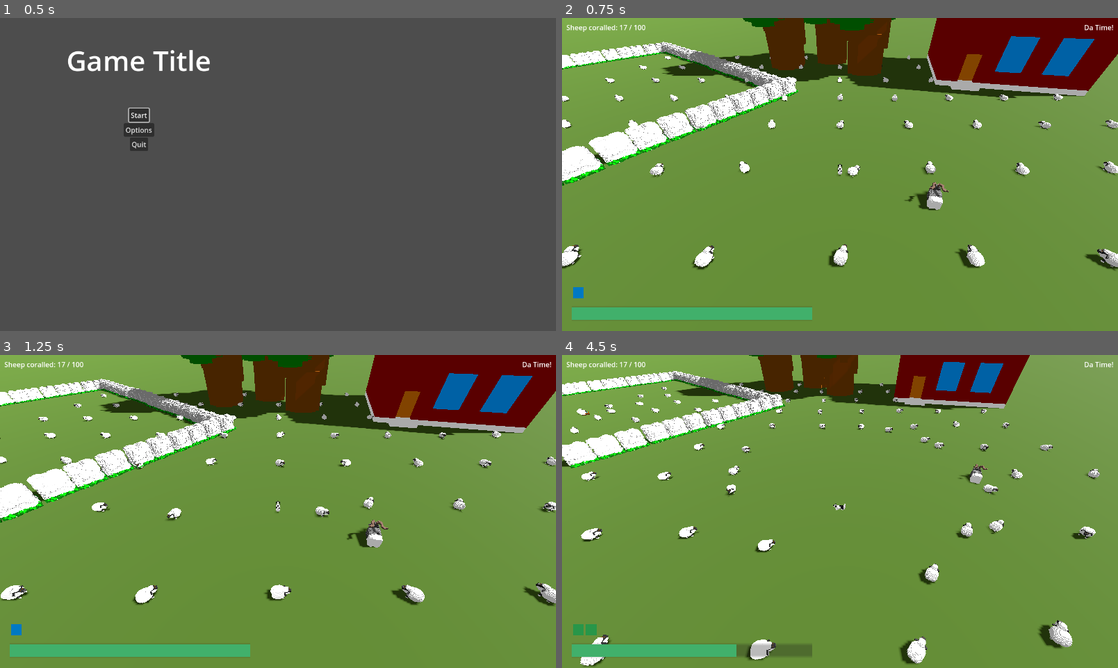
Above: before the commit, frames 1-4 (two rows, left to right).
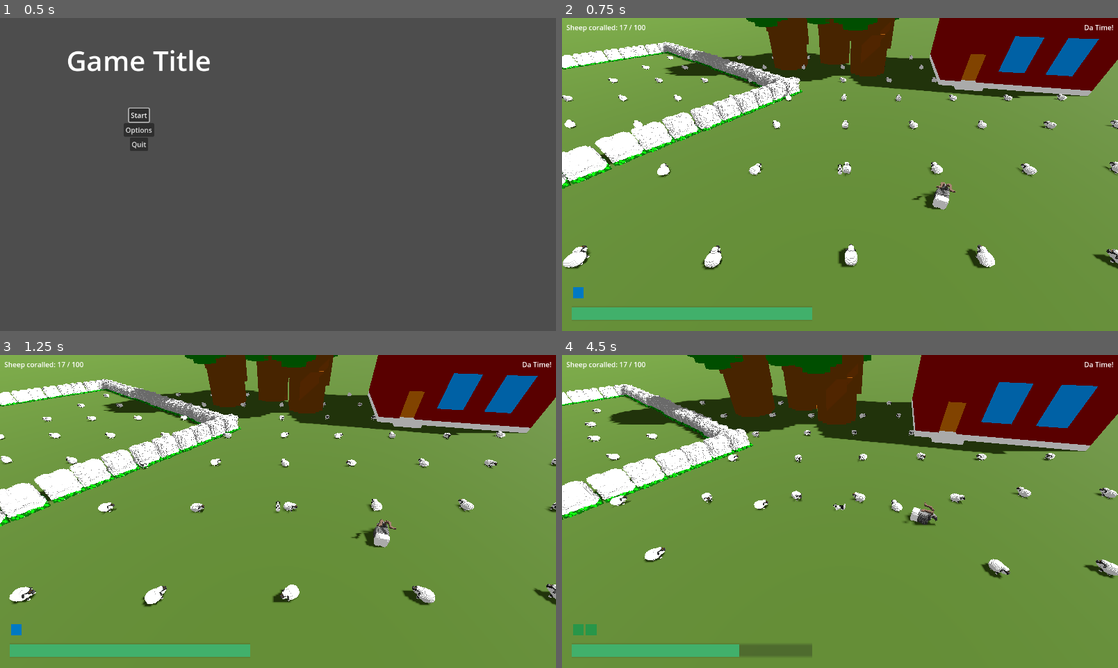
Above: after the commit, the same moments.

Repository: hunttis/ld-58
Game: Godot game, scene res://assets/scenes/master.tscn
The game is run twice, just before and just after one commit, with the same random seed, the same clock (stepped at 60 frames per second) and the same inputs.
Inputs (mouse positions are in pixels of both pictures, inside the frame that each line leads up to):
- Up to frame 1 (0.5 s): no input
- Up to frame 2 (0.75 s): click "Start" at 0.5 s
- Up to frame 3 (1.25 s): no input
- Up to frame 4 (4.5 s): move the mouse to (962, 495) at 1.27 s; hold D (move_right) 1.28-2.03 s; click (962, 495) at 1.35 s; move the mouse to (728, 527) at 2.02 s; hold S (move_back) 2.03-2.78 s; click (728, 527) at 2.1 s; move the mouse to (895, 442) at 2.77 s; hold D (move_right) 2.78-3.53 s; hold Q (ability_bark) 2.78-3.53 s; click (895, 442) at 3.05 s; move the mouse to (812, 574) at 3.52 s; hold W (move_forward) 3.53-4.28 s; tap Space (ability_dash) at 3.6 s; click (812, 574) at 3.8 s; move the mouse to (1006, 558) at 4.27 s; hold A (move_left) from 4.28 s (still down); hold E (ability_sprint) from 4.28 s (still down)

Frame 1 is identical in both runs. In frame 2, 7.3% of the frame differs, in the area x 0-100%, y 0-81%; in frame 3, 7.6%; in frame 4, 28%, in the area x 0-100%, y 0-100%.

Commit message:
remove mouse movement

Diff:
--- a/assets/scenes/game/dog/Dog.tscn
+++ b/assets/scenes/game/dog/Dog.tscn
@@ -31,8 +31,3 @@
 [node name="BarkCooldown" type="Timer" parent="."]
 wait_time = 2.5
 one_shot = true
-
-[node name="NavigationAgent3D" type="NavigationAgent3D" parent="."]
-path_height_offset = 0.5
-avoidance_enabled = true
-radius = 4.05
--- a/assets/scenes/game/dog/dog.gd
+++ b/assets/scenes/game/dog/dog.gd
@@ -3,7 +3,6 @@
 
 const bark_scene = preload("uid://ywcmei680bhq")
 
-@onready var agent: NavigationAgent3D = $NavigationAgent3D
 @onready var repulsionArea: Area3D = $MoveThreatRange
 @onready var repulsionCollider: CollisionShape3D = $MoveThreatRange/CollisionShape3D
 @onready var barkCooldown: Timer = $BarkCooldown
@@ -64,41 +63,35 @@
     cur_stamina = min(cur_stamina + stamina_regen * delta, max_stamina)
 
 func _physics_process(delta: float) -> void:
+  var input_dir = Input.get_vector("move_left", "move_right", "move_forward", "move_back")
+  var move_dir = Vector3(input_dir.x, 0, input_dir.y)
   if move_state != Global.DOG_MOVE_STATE.DASH:
-    var move_dir = Input.get_vector("move_left", "move_right", "move_forward", "move_back")
     if move_dir.length() > 0:
-      agent.target_position = global_position + Vector3(move_dir.x, 0, move_dir.y) * 10
-    if agent.is_navigation_finished():
+      velocity = move_dir * speed
+    else:
       velocity = Vector3.ZERO
-      return
-    var target = agent.get_next_path_position()
-    var direction = global_position.direction_to(target)
-    velocity = direction * speed
-
-    var look_target = position + velocity
-    look_at(Vector3(look_target.x, global_position.y, look_target.z))
-    move_and_slide()
 
     if move_state == Global.DOG_MOVE_STATE.SPRINT:
       cur_stamina = max(cur_stamina - sprint_stamina_cost * delta, 0)
       if cur_stamina <= 0:
         move_state = Global.DOG_MOVE_STATE.NORMAL
 
+    move_and_slide()
+
   if move_state == Global.DOG_MOVE_STATE.DASH:
-    var dir = global_position.direction_to(dash_target)
-    velocity = dir * dash_speed
+    if dash_target == Vector3.ZERO:
+      dash_target = global_position + (move_dir * dash_distance)
+
+    velocity = global_position.direction_to(dash_target) * dash_speed
     var collided = move_and_slide()
+
     if global_position.distance_to(dash_target) <= 1 || collided:
       move_state = Global.DOG_MOVE_STATE.NORMAL
-      agent.target_position = global_position
       velocity = Vector3.ZERO
+      dash_target = Vector3.ZERO
 
-func _input(_event) -> void:
-  if Input.is_action_just_pressed("LeftClick") && move_state != Global.DOG_MOVE_STATE.DASH:
-    var target = get_vector_to_cursor_pos()
-    print('Clicked', target)
-    agent.target_position = target
-
+  var look_target = position + velocity
+  look_at(Vector3(look_target.x, global_position.y, look_target.z))
 
 func _unhandled_input(event: InputEvent):
     if event.is_action_pressed("ability_sprint"):
@@ -132,29 +125,7 @@
     return
 
   cur_stamina -= dash_stamina_cost
-  agent.target_position = global_position
-  var dash_dir = global_position.direction_to(get_vector_to_cursor_pos())
-  dash_dir.y = 0
-  dash_target = global_position + (dash_dir * dash_distance)
-  print("Dash target: ", dash_target)
   move_state = Global.DOG_MOVE_STATE.DASH
-
-func get_vector_to_cursor_pos() -> Vector3:
-  var camera := get_tree().get_nodes_in_group("Camera")[0] as Camera3D
-  var click_pos := get_viewport().get_mouse_position()
-  var ray_length := camera.far
-  var origin := camera.project_ray_origin(click_pos)
-  var direction := camera.project_ray_normal(click_pos)
-  var end_position = origin + direction * ray_length
-  var space := get_world_3d().direct_space_state
-  var query := PhysicsRayQueryParameters3D.create(origin, end_position)
-  var result = space.intersect_ray(query)
-  if result.is_empty():
-    printerr("Cursor position returned empty!")
-    return Vector3.ZERO
-
-  return result.position
-
 
 func set_repulsion_range(new_range: float) -> void:
   var shape = repulsionCollider.shape as SphereShape3D
